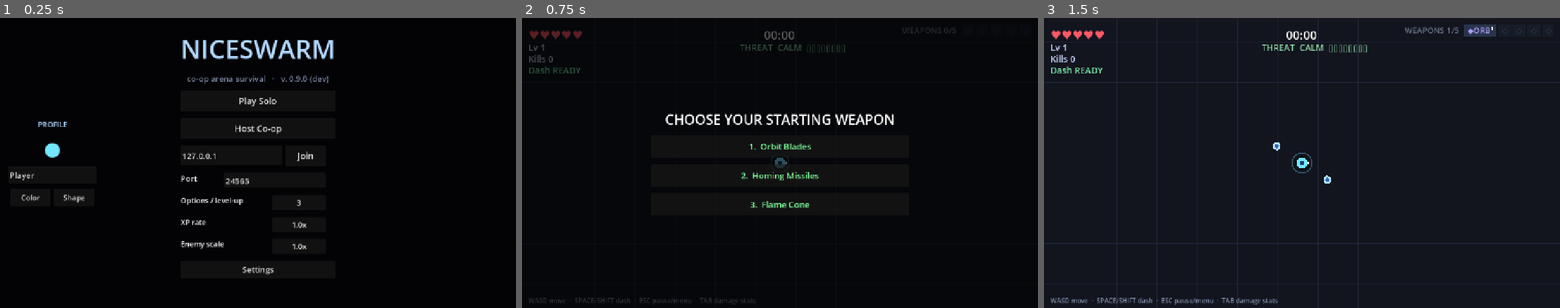
Above: before the commit, frames 1-3 (left to right).
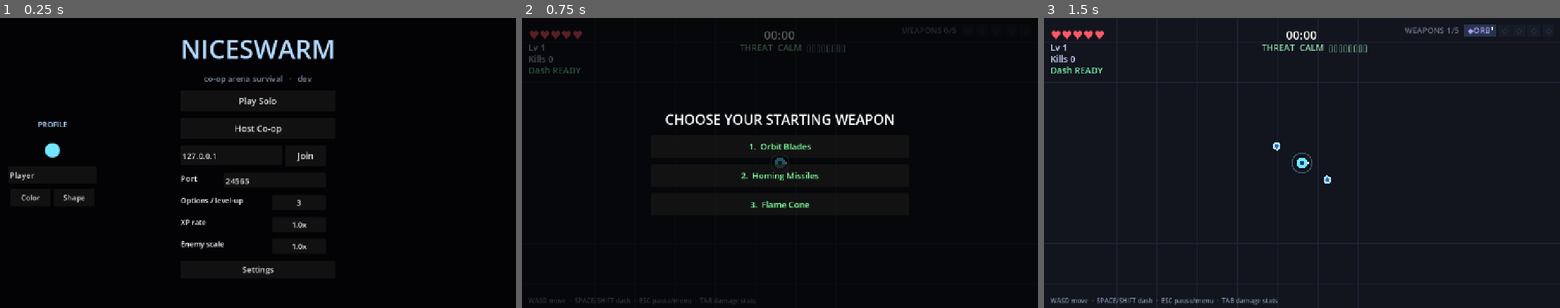
Above: after the commit, the same moments.

Repository: ICQCQ/NiceSwarm
Game: Godot game, scene res://scenes/main.tscn
Two runs of this game, one before a commit and one after it. Both use one fixed random seed, a clock stepped at 60 frames per second and the inputs below.
Inputs:
- Up to frame 1 (0.25 s): no input
- Up to frame 2 (0.75 s): click "Play Solo" at 0.5 s
- Up to frame 3 (1.5 s): click "1. Orbit Blades" at 1.25 s

The runs differ from the first frame. In frame 1, 0.3% of the frame differs, in the area x 36-64%, y 19-23%; in frame 2, nothing differs; in frame 3, nothing differs.

Commit message:
feat: branch+count build version, launcher version display + force update
- BuildVersion gains BRANCH/COUNT consts; label() -> "Publish v. 220",
  full_label() -> "Publish v. 220 (9da5762)"; menu footer shows it (drops
  the 0.9.0 semver from display, kept for exe metadata)
- build.ps1 + build-windows.yml stamp branch/count; fetch-depth: 0 on all
  CI checkouts so `rev-list --count` isn't 1 on a shallow clone; publish a
  VERSION.txt asset next to the binaries
- launcher shows its own ldflags-stamped version + the published game
  version (release.GameVersionURL + download.FetchText reading VERSION.txt)
- launcher Force Update button: checkAndUpdate(debug, force) reinstalls the
  latest build even when the hash already matches
- tests: test_build_version.gd (GDScript) + FetchText/GameVersionURL (Go)

Co-Authored-By: Claude Opus 4.8 <noreply@anthropic.com>

Diff:
--- a/scripts/config/build_version.gd
+++ b/scripts/config/build_version.gd
@@ -1,16 +1,43 @@
 class_name BuildVersion
 extends RefCounted
-## Commit id compiled into the build. build.ps1 and the CI workflow overwrite COMMIT with
-## the short commit hash right before export -- `git rev-parse --short HEAD`, plus a `-dirty`
-## suffix for a local build.ps1 build made from a modified (tracked) working tree -- so it is
-## baked into the .exe at build time with no runtime git/file lookup; build.ps1 then restores
-## this placeholder afterward. "dev" therefore means "running from source, not a packaged build".
+## Build identity compiled into the exe at build time. build.ps1 and the CI workflow
+## overwrite BRANCH/COMMIT/COUNT right before export (BRANCH = git branch/tag, COMMIT =
+## `git rev-parse --short HEAD` plus a `-dirty` suffix for a modified local build.ps1
+## build, COUNT = `git rev-list --count HEAD`), so the version is baked in with no runtime
+## git/file lookup; build.ps1 then restores these placeholders afterward. The "dev"
+## defaults therefore mean "running from source, not a packaged build".
 ## Kept ASCII-only: build.ps1/CI rewrite this file with -Encoding ascii.
 
-const COMMIT := "dev"
+const BRANCH := "dev"   # git branch (or tag) the build came from, e.g. "publish"
+const COMMIT := "dev"   # short sha; "-dirty" suffix marks a modified local build
+const COUNT := "0"      # commit number on the branch (git rev-list --count HEAD)
 
-## Build tag for display: the bare short id, or "<id> - DIRTY" for a dirty local build.
-static func commit_label() -> String:
-	if COMMIT.ends_with("-dirty"):
-		return "%s - DIRTY" % COMMIT.trim_suffix("-dirty")
-	return COMMIT
+
+## Headline build version: "Publish v. 220" (branch + commit count). "dev build" from source.
+static func label() -> String:
+	if COMMIT == "dev":
+		return "dev build"
+	var name := BRANCH
+	if name.is_empty() or name == "HEAD":
+		name = "build"
+	return "%s v. %s" % [_title_first(name), COUNT]
+
+
+## Headline + short sha (+ "*" dirty marker) for in-game traceability: "Publish v. 220 (9da5762)".
+static func full_label() -> String:
+	if COMMIT == "dev":
+		return "dev"
+	var sha := COMMIT
+	var dirty := ""
+	if sha.ends_with("-dirty"):
+		sha = sha.trim_suffix("-dirty")
+		dirty = " *"
+	return "%s (%s%s)" % [label(), sha, dirty]
+
+
+## Uppercase only the first character (NOT String.capitalize(), which also splits on
+## "_"/spaces) so this matches the launcher's Go/CI title-casing exactly.
+static func _title_first(s: String) -> String:
+	if s.is_empty():
+		return s
+	return s.substr(0, 1).to_upper() + s.substr(1)
--- a/scripts/ui/game_ui.gd
+++ b/scripts/ui/game_ui.gd
@@ -558,7 +558,7 @@
 	vbox.add_child(title)
 
 	var sub := Label.new()
-	sub.text = "co-op arena survival   ·   v. %s (%s)" % [Main.VERSION, BuildVersion.commit_label()]
+	sub.text = "co-op arena survival   ·   %s" % BuildVersion.full_label()
 	# Mark the debug exe (an exported debug-template build) so bug reports name the right build.
 	# Gated on has_feature("template") so the editor — also is_debug_build() — isn't tagged.
 	if OS.has_feature("template") and OS.is_debug_build():
--- a/tests/run_tests.gd
+++ b/tests/run_tests.gd
@@ -21,6 +21,7 @@
 	"res://tests/test_gems.gd",
 	"res://tests/test_stats.gd",
 	"res://tests/test_settings.gd",
+	"res://tests/test_build_version.gd",
 ]
 
 
--- /dev/null
+++ b/tests/test_build_version.gd
@@ -0,0 +1,20 @@
+extends RefCounted
+## Unit tests for BuildVersion (scripts/config/build_version.gd) — the build-identity
+## label shown in-game and mirrored by the launcher. The BRANCH/COMMIT/COUNT consts are
+## the un-stamped "dev" defaults during a test run (only build.ps1/CI rewrite them), so
+## this covers the title-casing helper and the from-source default path; the stamped
+## "Publish v. 220" path is verified by the build scripts + the launcher's Go mirror.
+
+
+func run(t) -> void:
+	t.suite("build_version")
+
+	# _title_first uppercases ONLY the first char (must match the launcher's Go titleFirst
+	# and NOT String.capitalize(), which would split on "_"/spaces and re-case every word).
+	t.eq(BuildVersion._title_first("publish"), "Publish", "title-first capitalizes first char")
+	t.eq(BuildVersion._title_first("feature_x"), "Feature_x", "title-first leaves '_' words untouched")
+	t.eq(BuildVersion._title_first(""), "", "title-first of empty is empty")
+
+	# From-source defaults (consts un-stamped): label() is human-readable, full_label() terse.
+	t.eq(BuildVersion.label(), "dev build", "label() is 'dev build' when un-stamped")
+	t.eq(BuildVersion.full_label(), "dev", "full_label() is 'dev' when un-stamped")
Not shown, added: tests/test_build_version.gd.uid
Not shown, changed: .github/workflows/build-launcher.yml
Not shown, changed: .github/workflows/build-windows.yml
Not shown, changed: CLAUDE.md
Not shown, changed: build.ps1
Not shown, changed: docs/SESSION_LOG.md
Not shown, changed: launcher/README.md
Not shown, changed: launcher/controller.go
Not shown, changed: launcher/internal/download/download.go
Not shown, changed: launcher/internal/download/download_test.go
Not shown, changed: launcher/internal/release/release.go
Not shown, changed: launcher/internal/release/release_test.go
(and 2 more such lines)
